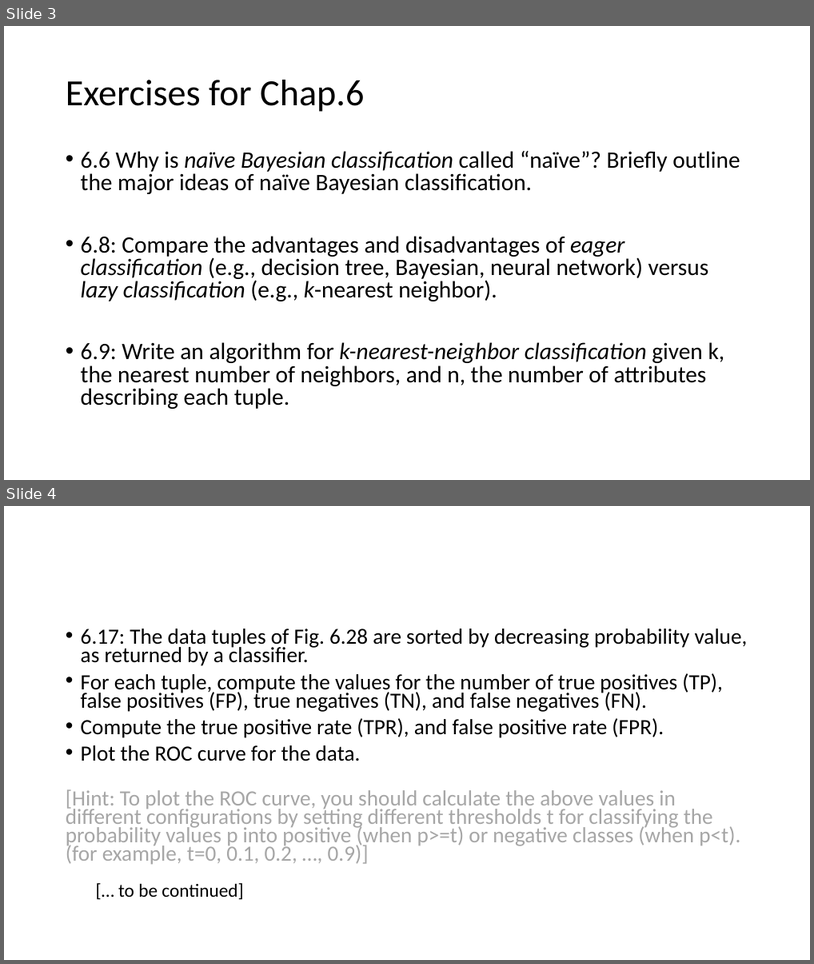
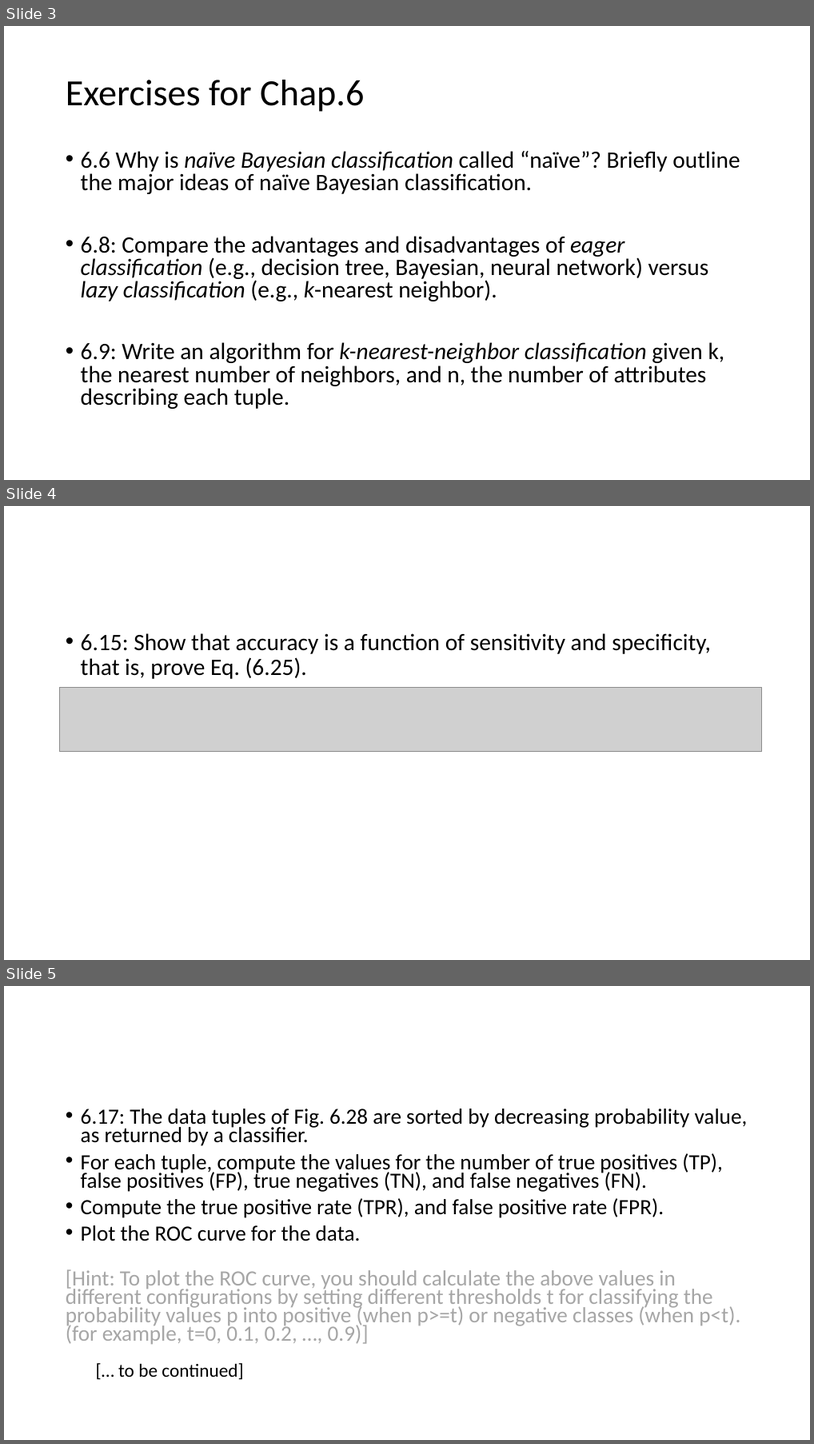
Before and after one commit to chriswjh/chriswjh.github.io, a slide deck: EDM/HW3.pptx. Shown one above the other, each under a label of ours: slides 3 and 4 before the commit, slides 3, 4 and 5 after it. The pictures are 814x964 and 814x1444 pixels, drawn with LibreOffice and Linux fonts; fonts in the diff are those of the drawing; grey boxes stand for pictures. Boxes give left, top, right and bottom in pixels: in the first picture for what was removed or moved away, otherwise in the second. Text is boxed around its words. In the diff, an @@ line names an element or a change of style, - is before the commit and + after.

```diff
--- a/EDM/HW3.pptx
+++ b/EDM/HW3.pptx
@@ slide 4 added at (4,506,810,960), background #FFFFFF @@
@@ text added at (81,633,711,679), 28 pt, text #000000 @@
+• 6.15: Show that accuracy is a function of sensitivity and specificity, that is, prove Eq. (6.25).
@@ picture added at (60,687,762,751) @@
@@ what was slide 4 is now slide 5 @@
```
Also in this commit, not shown: 2 slides changed, 1 slide removed.
